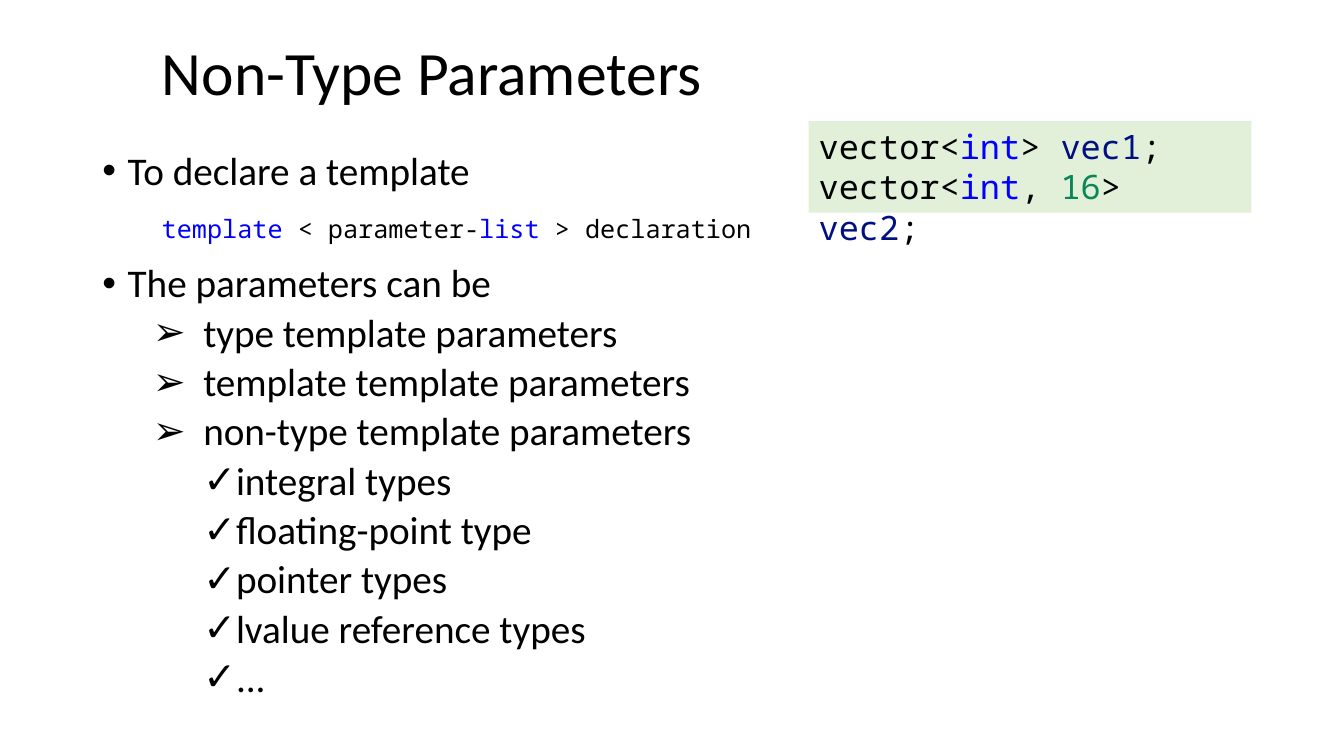
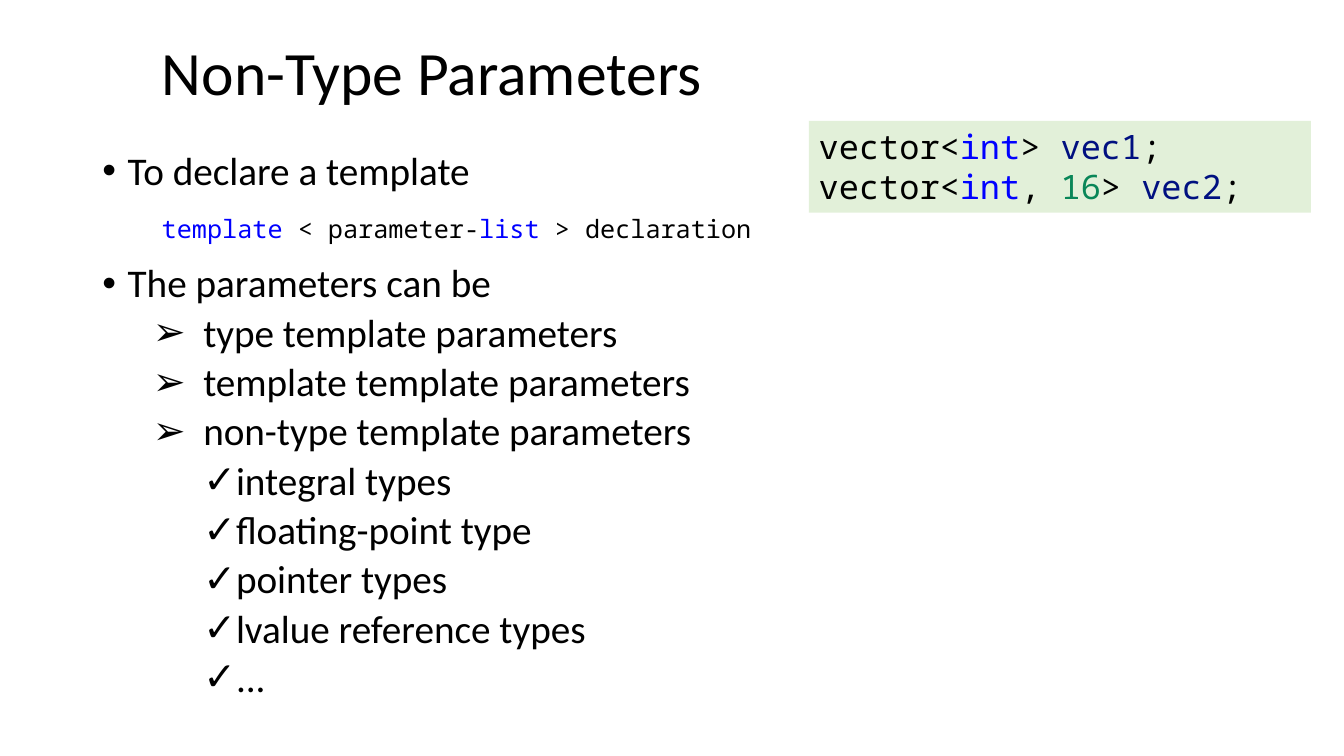
Before and after one commit to dayekuaipao/CPPLearning, a slide deck: slide 8 of week13/Lecture13.pptx. Drawn at 1344x756 pixels with LibreOffice and Linux fonts; fonts in the diff are those of the drawing; background and template pictures are left out. Boxes give left, top, right and bottom in pixels: in the first picture for what was removed or moved away, otherwise in the second. Text is boxed around its words. In the diff, an @@ line names an element or a change of style, - is before the commit and + after.

```diff
--- a/week13/Lecture13.pptx
+++ b/week13/Lecture13.pptx
@@ rectangle "vector<int> vec1;": place and size @@
-rectangle "vector<int> vec1;" at [809,121,1251,213]
+rectangle "vector<int> vec1;" at [809,121,1311,213]
```
Also in this commit, not shown: 3 other files.
